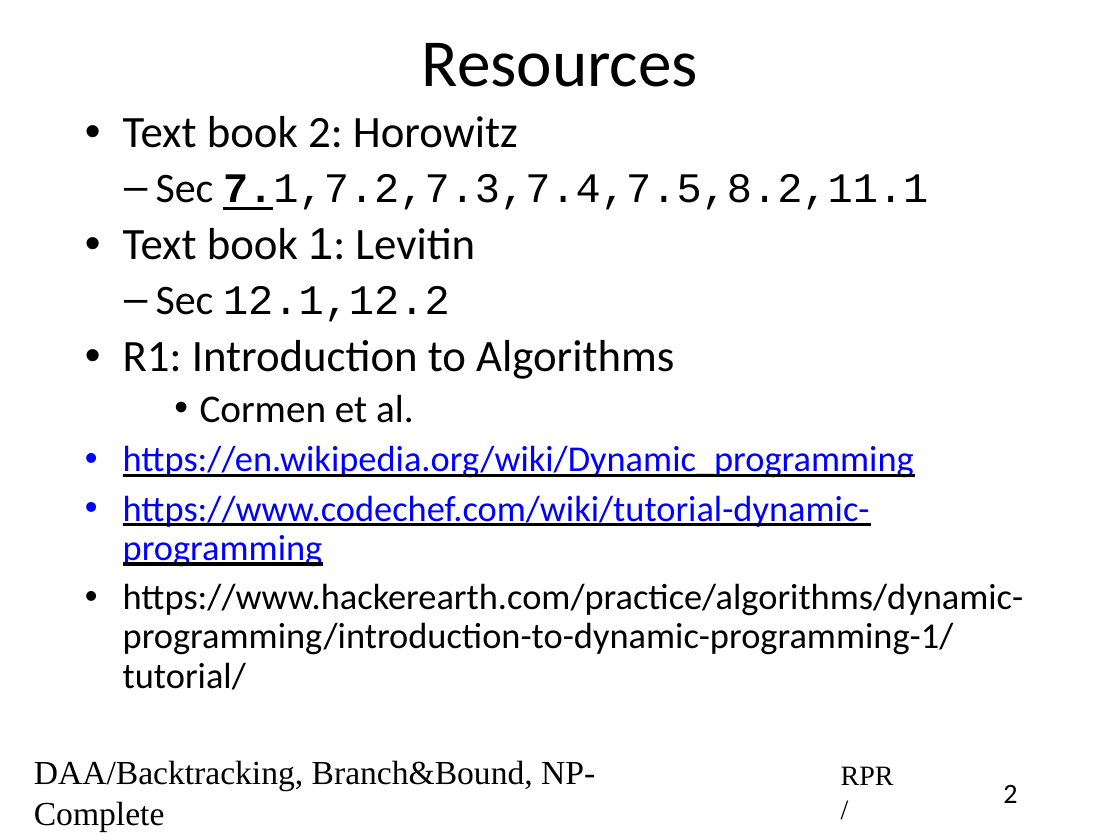
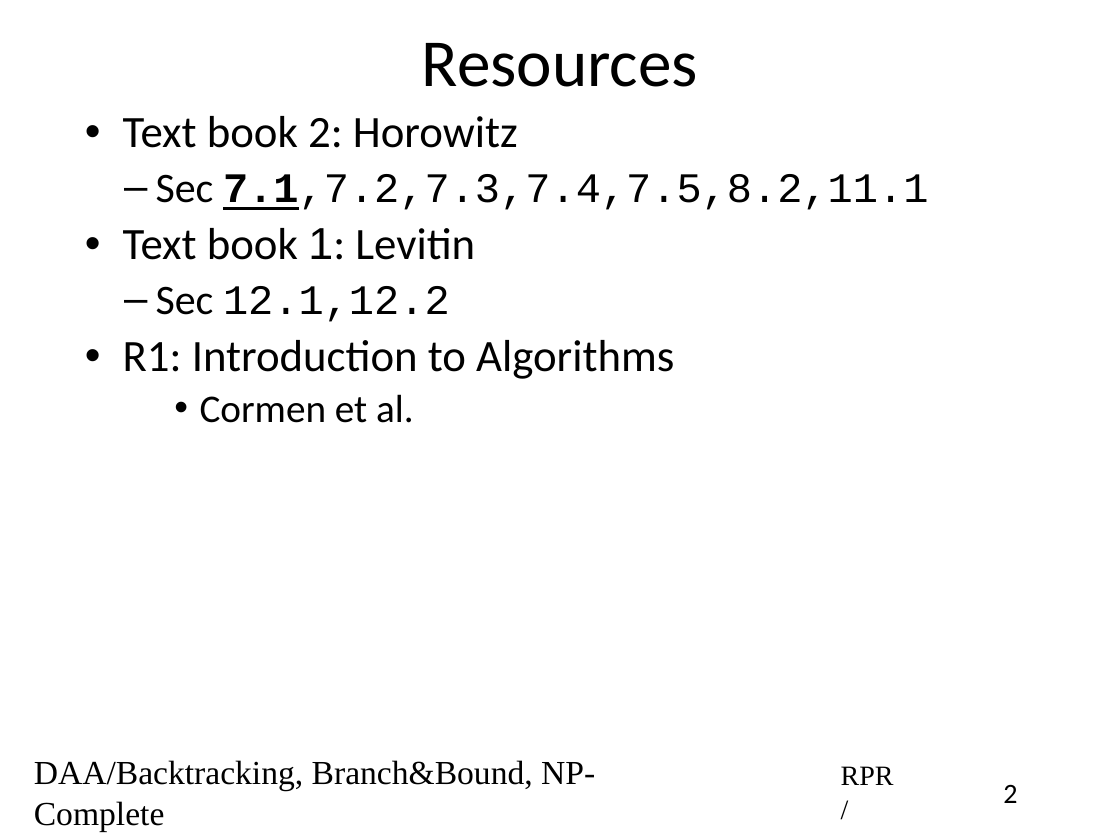
Before and after one commit to rprustagi/2019-17CS43-DAA, a slide deck: slide 2 of Slides-RPR/2019-H1-DAA-L41-BackTrack-Intro.pptx. Drawn at 1120x840 pixels with LibreOffice and Linux fonts; fonts in the diff are those of the drawing. Boxes give left, top, right and bottom in pixels: in the first picture for what was removed or moved away, otherwise in the second. Text is boxed around its words. In the diff, an @@ line names an element or a change of style, - is before the commit and + after.

```diff
--- a/Slides-RPR/2019-H1-DAA-L41-BackTrack-Intro.pptx
+++ b/Slides-RPR/2019-H1-DAA-L41-BackTrack-Intro.pptx
@@ text at <box>156,174,928,210</box>: bold on, underline on in "7.1,7.2,7.3,7.4,7.5,8.2,11.1" @@
@@ text at <box>123,445,1024,690</box>: paragraphs removed @@
-• https://en.wikipedia.org/wiki/Dynamic_programming
-• https://www.codechef.com/wiki/tutorial-dynamic-programming
-• https://www.hackerearth.com/practice/algorithms/dynamic-programming/introduction-to-dynamic-programming-1/tutorial/
```
Also in this commit, not shown: 1 other slide changed, 1 slide added, 2 other files.
